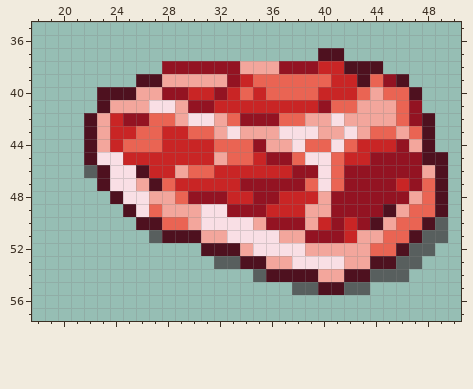
Sprite sheet: data/campaigns/Eastern_Invasion/images/items/yeti-meat.png. Above: the version before the commit.
The file is 72x72 pixels. Shown: x 18..50, y 35..57.
The same view after the edit:
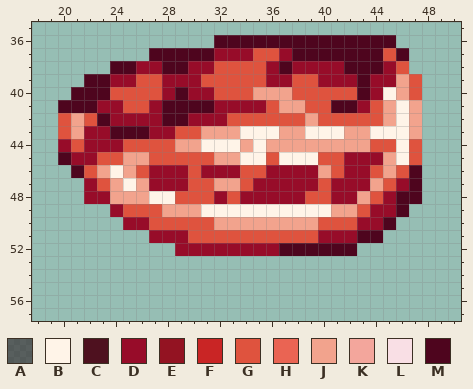
Palette (. is transparent): A #2f202599  B #fff4e8  C #4e111f  D #970c29  E #931322  F #c92525  G #df533e  H #ea6453  J #f2a38d  K #f3a69c  L #f9dfe5  M #4e051e
Change:
Changed rows in their new state; - is an unchanged pixel.
first column x 20:
36 ------------MMMMMMMMMMMMMM----
37 -------MMMMMDDDGGDMMMMMMMGM---
38 ----MMDDMMDDGGGGDMDDDDMMMDG---
39 --MMDDGGDDDGGGGGDDGGDDDMDDJG--
40 -MMMGGGGDMDDGGGJJJGGGGGMDBJG--
41 MMMDDGGDMMMMDDDDGJJGGMMDGJBJ--
42 GJGMDDDDMMDDDGGGGGGJGGGGGJBJ.-
43 GJDDMMMDDGGJJJBBBJJBBBJJBBBJ.-
44 DGDDDGGGGJJBBBJBJJJJJJJJGGBG.-
45 MDDGGJJGGGGGJJBBGBBBGGDDDJBG..
46 -MGJBJGDDDGDDDGGDDDDJGDDGJGM..
47 --DGJBJDDDGGJJGDDDDDGDDDJGDM..
48 --DDJJJBBGGGDGDDDDDGGDDJGDMM..
49 ----DGGGJJJBBBBBBBBBBJJGDDM...
50 -----DDGGGGGJJJJJJJJGGGDDM....
51 -------DDDGGGGGGGGGGDDDMM.....
52 ---------DDDDDDDDMMMMMM......-
53 ------------................--
54 ---------------............---
55 ------------------......------
Pixel boxes of the changes (left, top, right, bottom) in both pictures:
changed: (58, 35, 448, 295)
